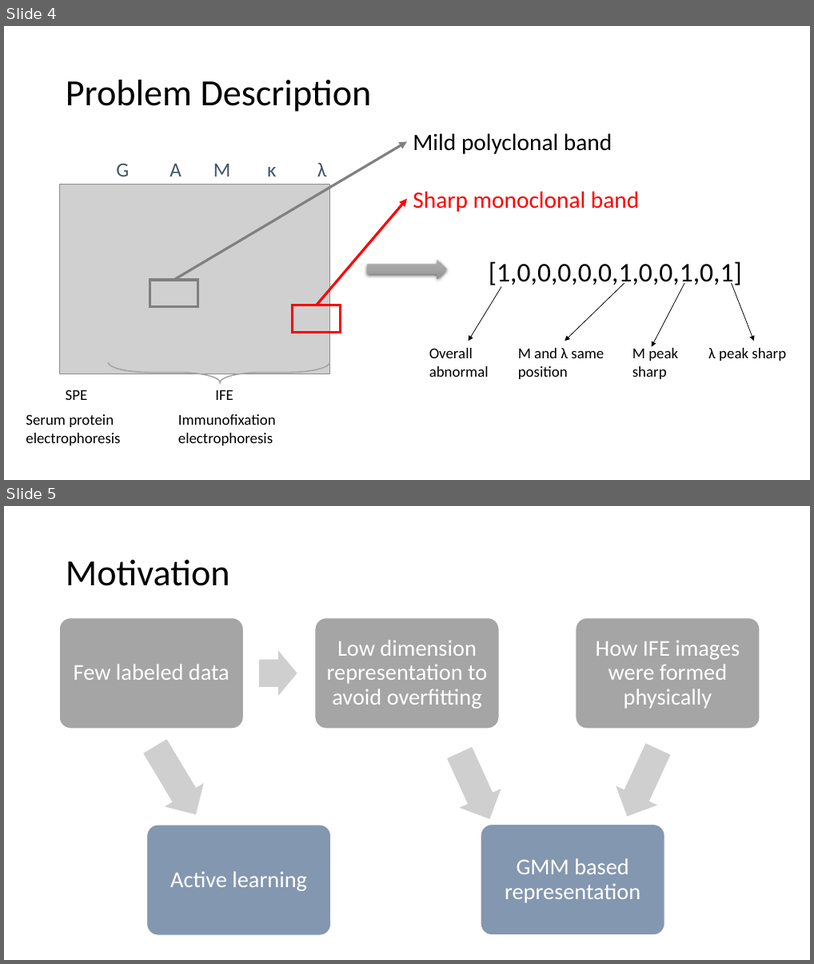
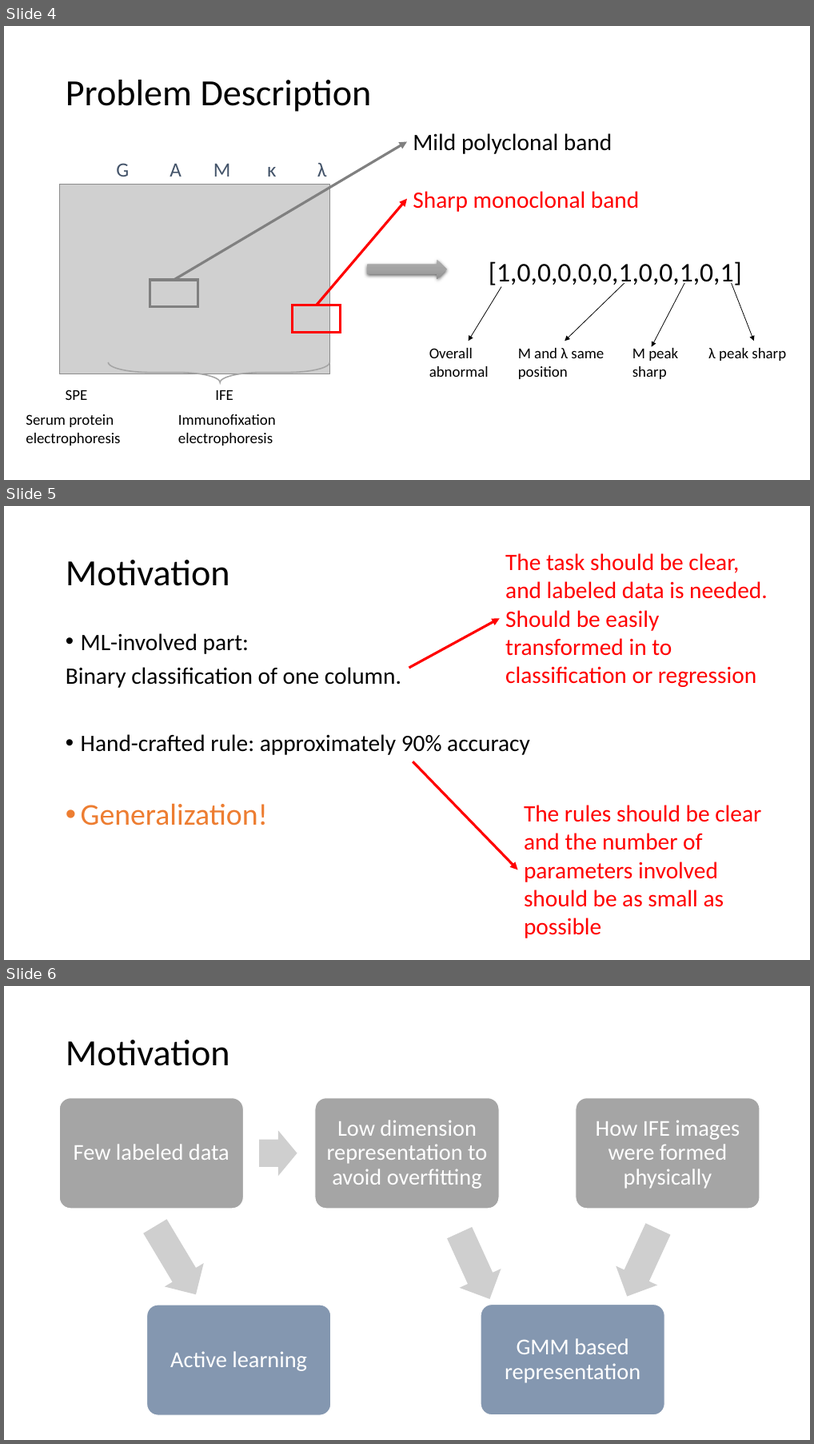
Before and after one commit to Adamli12/M-protein, a slide deck: report/M-protain_active_generative.pptx. Shown one above the other, each under a label of ours: slides 4 and 5 before the commit, slides 4, 5 and 6 after it. The pictures are 814x964 and 814x1444 pixels, drawn with LibreOffice and Linux fonts; fonts in the diff are those of the drawing; grey boxes stand for pictures. Boxes give left, top, right and bottom in pixels: in the first picture for what was removed or moved away, otherwise in the second. Text is boxed around its words. In the diff, an @@ line names an element or a change of style, - is before the commit and + after.

```diff
--- a/report/M-protain_active_generative.pptx
+++ b/report/M-protain_active_generative.pptx
@@ slide 5 added at <box>4,506,810,960</box>, background #FFFFFF @@
@@ text added at <box>506,553,767,687</box>, 28 pt, text #FF0000 @@
+The task should be clear, and labeled data is needed. Should be easily transformed in to classification or regression
@@ title added at <box>66,560,230,586</box>, 44 pt, text #000000 @@
+Motivation
@@ arrow added from (410, 668) to (500, 619), #FF0000 3 pt @@
@@ text added at <box>66,633,530,825</box>, 28 pt, text #000000 @@
+• ML-involved part:
+Binary classification of one column.
+• Hand-crafted rule: approximately 90% accuracy
+• Generalization!
@@ arrow added from (413, 761) to (518, 869), #FF0000 3 pt @@
@@ text added at <box>524,804,762,938</box>, 28 pt, text #FF0000 @@
+The rules should be clear and the number of parameters involved should be as small as possible
@@ what was slide 5 is now slide 6 @@
```
Also in this commit, not shown: 4 slides changed, 54 other files.
